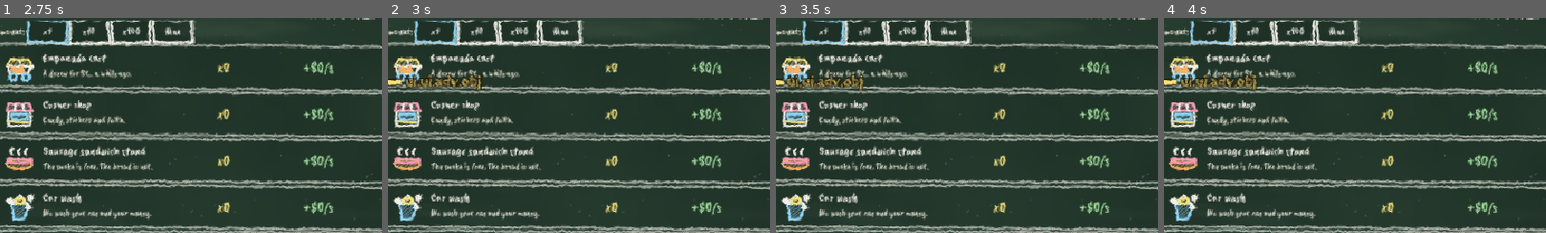
Above: before the commit, frames 1-4 (left to right).
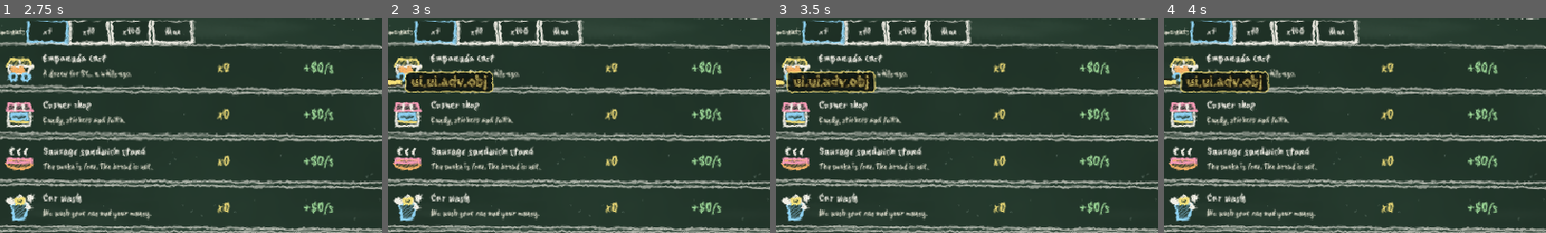
Above: after the commit, the same moments.

Repository: agusmoscato/INFLATION-What-Inflation-
Game: Godot game, scene res://scenes/Main.tscn
Same seed, same stepped clock (60 frames per second), same inputs: the game is played once before the commit and once after it.
Inputs:
- Up to frame 1 (2.75 s): click "New game" at 0.5 s; click "GO" at 1.25 s; click "GO" at 2 s
- Up to frame 2 (3 s): click "Skip" at 2.75 s
- Up to frame 3 (3.5 s): no input
- Up to frame 4 (4 s): click "Businesses" at 3.5 s
The pictures show only the part of the screen within x 31-81%, y 27-77%; the shares and areas given below are measured in that part.

Frame 1 is identical in both runs. In frame 2, 2.0% of the frame differs, in the area x 4-28%, y 24-36%; in frame 3, 2.0%, in the area x 2-27%, y 24-36%; in frame 4, 2.0%.

Commit message:
Parte 2 (12): QA del jugador nuevo (capturas cada 15 s + hoja de contacto), asesor afinado, documentacion E
Co-Authored-By: Claude Sonnet 5.5 <noreply@anthropic.com>

Diff:
--- /dev/null
+++ b/docs/qa/primeros_5_min.csv
@@ -0,0 +1,22 @@
+t_seg,plata,tipo_destacado,id,objetivo,tutorial,real_ms,pestana,cartel_desbloqueo
+000,$2,click,,click10,0,3053,0,false
+015,$22,4,buy,empanadas,inflation,2,4543,0,false
+030,$0,66,remark,,remark,3,6035,0,false
+045,$7,36,click,,click1,4,7536,0,true
+060,$81,1,buy,empanadas,cart_a,4,9033,1,true
+075,$85,4,click,,cart_a,4,10533,0,true
+090,$82,click,,cart_a,4,12049,0,true
+105,$96,3,click,,cart_a,4,13559,0,false
+120,$51,7,click,,kiosk2,4,15034,4,true
+135,$134,click,,kiosk2,4,16533,0,true
+150,$135,click,,kiosk3,4,18038,0,true
+165,$177,click,,kiosk3,4,19534,0,true
+180,$153,click,,kiosk5,4,21037,0,true
+195,$219,click,,kiosk5,4,22536,0,false
+210,$132,click,,kiosk_a,4,24047,0,false
+225,$66,click,,kiosk_a,4,25535,0,false
+240,$5,17 K,remark,,kiosk_a,4,44524,0,false
+255,$1,78 K,buy,kiosco,remarkbonus,4,48367,0,false
+270,$307,objective,,remarkbonus,4,49821,0,false
+285,$1,49 K,objective,,remarkbonus,4,51362,0,false
+300,$1,27 K,objective,,remarkbonus,4,52834,0,false
--- a/scripts/core/advisor.gd
+++ b/scripts/core/advisor.gd
@@ -9,7 +9,7 @@
 ##   why: clave de texto corta ("adv.click", "adv.remark", ...).
 
 ## Por debajo de este atraso en los precios no vale la pena remarcar todavía.
-const REMARK_MIN_LAG: float = 0.10
+const REMARK_MIN_LAG: float = 0.05
 
 const TAB_OF_FEATURE: Dictionary = {"upgrades": 1, "refuges": 2, "reform": 3, "album": 4, "timba": 5}
 
@@ -21,7 +21,8 @@
 	if EconomyLogic.tutorial_step(m) == 0:
 		return {"kind": "click", "id": "", "why": "adv.click"}
 	# precios viejos: remarcar es plata regalada
-	if EconomyLogic.needs_remark(m) and m.remark_cd <= 0.0 and lag(m) >= REMARK_MIN_LAG:
+	var tutorial_remark: bool = EconomyLogic.tutorial_step(m) == 3      # el tutorial pide remarcar aunque todavía sea poquito
+	if EconomyLogic.needs_remark(m) and m.remark_cd <= 0.0 and (lag(m) >= REMARK_MIN_LAG or tutorial_remark or m.remark_window > 0.0):
 		return {"kind": "remark", "id": "", "why": "adv.remark"}
 	# mecánica nueva todavía sin abrir
 	for f in Unlocks.FEATURES:
@@ -38,11 +39,12 @@
 	var best: Dictionary = best_buy(m)
 	if not best.is_empty():
 		return {"kind": str(best["kind"]), "id": str(best["id"]), "why": "adv.buy"}
-	# no alcanza para nada: juntar plata tocando (solo mientras el ingreso es chico)
-	if m.era <= 2:
+	# no alcanza para nada: juntar plata. Tocar la empanada solo sirve mientras el clic pesa frente al ingreso por segundo.
+	var click_v: float = EconomyLogic.click_value(m).to_float()
+	var inc: float = EconomyLogic.income_per_sec(m).to_float()
+	if m.total_businesses() == 0 or (m.era <= 2 and inc < click_v * 20.0):
 		return {"kind": "click", "id": "", "why": "adv.click"}
-	return {"kind": "", "id": "", "why": ""}
-
+	return {"kind": "objective", "id": "", "why": "adv.wait"}
 
 ## Fracción de ingreso que se pierde por tener los precios atrasados (0 = al día).
 static func lag(m: GameModel) -> float:
--- a/scripts/ui/action_highlight.gd
+++ b/scripts/ui/action_highlight.gd
@@ -24,6 +24,17 @@
 	_label.add_theme_color_override("font_outline_color", Color("#1c1508"))
 	_label.add_theme_constant_override("outline_size", 7)
 	_label.mouse_filter = Control.MOUSE_FILTER_IGNORE
+	# cartelito oscuro detrás de la frase: se lee aunque caiga sobre otro texto
+	var bg: StyleBoxFlat = StyleBoxFlat.new()
+	bg.bg_color = Color(0.06, 0.09, 0.07, 0.94)
+	bg.border_color = Chalk.YELLOW
+	bg.set_border_width_all(2)
+	bg.set_corner_radius_all(6)
+	bg.content_margin_left = 10.0
+	bg.content_margin_right = 10.0
+	bg.content_margin_top = 3.0
+	bg.content_margin_bottom = 3.0
+	_label.add_theme_stylebox_override("normal", bg)
 	add_child(_label)
 
 
--- a/scripts/ui/game_screen.gd
+++ b/scripts/ui/game_screen.gd
@@ -996,7 +996,8 @@
 		hud_bottom = money_label.get_global_rect().end.y + 70.0
 	raise_sign.size = Vector2(size.x, 170.0)
 	raise_sign.position = Vector2(0.0, hud_bottom + (size.y - hud_bottom) * 0.22)
-	raise_sign.font_size = 104 if size.x > 900.0 else 70
+	raise_sign.font_size = 84 if size.x > 900.0 else 60
+	raise_sign.modulate.a = 0.8
 	raise_sign.show_text(tr("ui.raise") % BigNumber.from_float(rate * 100.0).format(1), int(rate * 1000.0) + 1)
 	Chalk.wobble(rate_label, 0.12, 0.6)
 	_upg_dirty = true
@@ -1139,7 +1140,7 @@
 	p.add_child(l)
 	toast_box.add_child(p)
 	toast_box.move_child(p, 0)
-	while toast_box.get_child_count() > 3:
+	while toast_box.get_child_count() > 2:
 		var old: Node = toast_box.get_child(toast_box.get_child_count() - 1)
 		toast_box.remove_child(old)
 		old.queue_free()
@@ -1475,7 +1476,7 @@
 
 
 func _pump_unlock_queue() -> void:
-	if (_unlock_sign != null and is_instance_valid(_unlock_sign)) or _unlock_queue.is_empty():
+	if (_unlock_sign != null and is_instance_valid(_unlock_sign)) or _unlock_queue.is_empty() or (_guide != null and is_instance_valid(_guide)):
 		return
 	var f: String = _unlock_queue.pop_front()
 	var target: Control = tab_buttons[0]
@@ -1710,6 +1711,8 @@
 	match str(a["kind"]):
 		"click":
 			return {"ctl": empanada, "side": "right"}
+		"objective":
+			return {"ctl": objective_note, "side": "right"}
 		"remark":
 			return {"ctl": remark_btn, "side": "right"}
 		"decision":
--- a/scripts/ui/main.gd
+++ b/scripts/ui/main.gd
@@ -37,6 +37,8 @@
 	var ua: PackedStringArray = OS.get_cmdline_user_args()
 	if ua.has("--record-clip") and ua.find("--record-clip") + 1 < ua.size():
 		call_deferred("_start_clip", ua[ua.find("--record-clip") + 1])
+	if OS.get_cmdline_user_args().has("--qa-newplayer-shots"):
+		call_deferred("_qa_newplayer_shots")
 	if OS.get_cmdline_user_args().has("--qa-windows"):
 		call_deferred("_qa_windows_only")
 	if OS.get_cmdline_user_args().has("--qa-screenshot"):
@@ -398,3 +400,72 @@
 	SaveSystem.delete_save()
 	print("QA ventanas: %d problemas" % failures.size())
 	get_tree().quit(1 if not failures.is_empty() else 0)
+
+
+# =====================================================================
+#  QA de la primera partida de un jugador nuevo: godot -- --qa-newplayer-shots
+#  Un "jugador que hace lo que le marca la pantalla" (sigue la acción destacada) juega 5 minutos a velocidad x10 y se saca
+#  una captura cada 15 s de juego en user://qa/newplayer/. tools/qa_newplayer.ps1 las junta en docs/qa/primeros_5_min.jpg.
+# =====================================================================
+const NP_SECONDS: float = 300.0
+const NP_SHOT_EVERY: float = 15.0
+const NP_SPEED: float = 10.0
+
+
+func _qa_newplayer_shots() -> void:
+	DirAccess.make_dir_recursive_absolute(ProjectSettings.globalize_path("user://qa/newplayer"))
+	SaveSystem.save_path = "user://qa_np_save.json"
+	get_window().borderless = true
+	get_window().size = Vector2i(1280, 720)      # ventana sin bordes: si no, Windows puede dejar de dibujarla y las capturas salen viejas
+	Settings.path = "user://qa_np_settings.cfg"
+	Settings.language = "es"
+	Settings.tutorial_done = false
+	Settings.apply()
+	start_game(false)
+	await _qa_wait(0.5)
+	Economy.time_scale = NP_SPEED
+	var gt: float = 0.0
+	var next_shot: float = 0.0
+	var next_act: float = 0.0
+	var seen: Array = [0]
+	var last_us: int = Time.get_ticks_usec()
+	var log: Array = ["t_seg,plata,tipo_destacado,id,objetivo,tutorial,real_ms,pestana,cartel_desbloqueo"]
+	while gt <= NP_SECONDS + 0.01:
+		await get_tree().process_frame
+		var now_us: int = Time.get_ticks_usec()
+		gt += minf(float(now_us - last_us) / 1e6, 0.2) * NP_SPEED
+		last_us = now_us
+		var m: GameModel = GameState.m
+		if gt >= next_act:
+			next_act = gt + 0.4
+			var rec: Dictionary = Advisor.recommend(m, seen)
+			match str(rec["kind"]):
+				"buy":
+					_game._select_tab(0)
+					Economy.buy_business(str(rec["id"]), 1)
+				"upgrade":
+					_game._select_tab(1)
+					Economy.buy_upgrade(str(rec["id"]))
+				"remark":
+					Economy.remark()
+				"tab":
+					seen.append(int(rec["id"]))
+					_game._select_tab(int(rec["id"]))
+				"decision":
+					Economy.choose_event(0)
+				_:
+					for i in range(2):
+						Economy.click()           # sin nada destacado, un jugador nuevo toca la empanada
+		if gt >= next_shot:
+			await RenderingServer.frame_post_draw      # sin esto la captura puede ser de un cuadro viejo
+			var tag: String = "%03d" % int(round(next_shot))
+			get_viewport().get_texture().get_image().save_png(ProjectSettings.globalize_path("user://qa/newplayer/t_%s.png" % tag))
+			var rec2: Dictionary = Advisor.recommend(m, seen)
+			log.append("%s,%s,%s,%s,%s,%d,%d,%d,%s" % [tag, UIKit.money(m.money), str(rec2["kind"]), str(rec2["id"]), str(ObjectiveLogic.current(m)["id"]), EconomyLogic.tutorial_step(m), Time.get_ticks_msec(), _game._tab, str(is_instance_valid(_game._unlock_sign))])
+			next_shot += NP_SHOT_EVERY
+	var f: FileAccess = FileAccess.open("user://qa/newplayer/log.csv", FileAccess.WRITE)
+	f.store_string("\n".join(log) + "\n")
+	f.close()
+	SaveSystem.delete_save()
+	print("QA newplayer: %d capturas" % (log.size() - 1))
+	get_tree().quit(0)
Binary file added: docs/qa/primeros_5_min.jpg
Not shown, changed: i18n/clarity.txt
Not shown, changed: docs/DISENO_CAMBIOS.md
Not shown, added: tools/qa_newplayer.ps1
